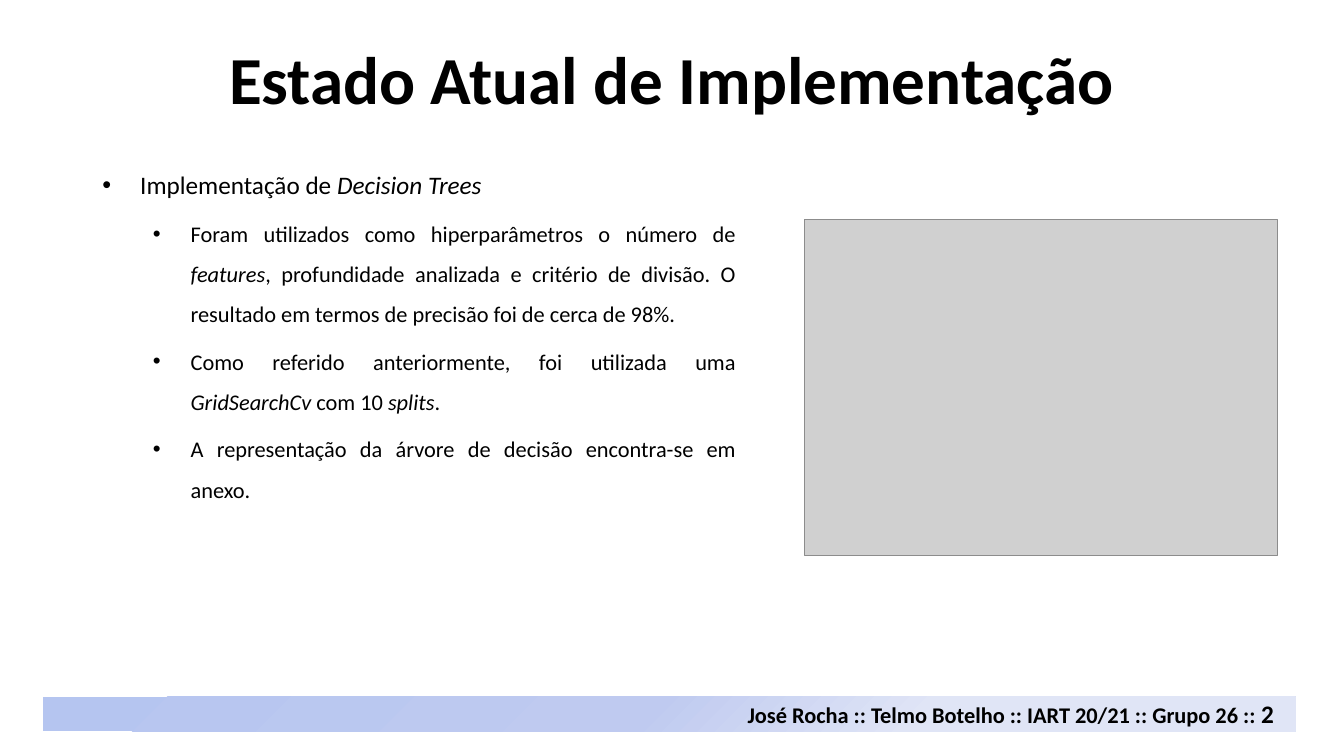
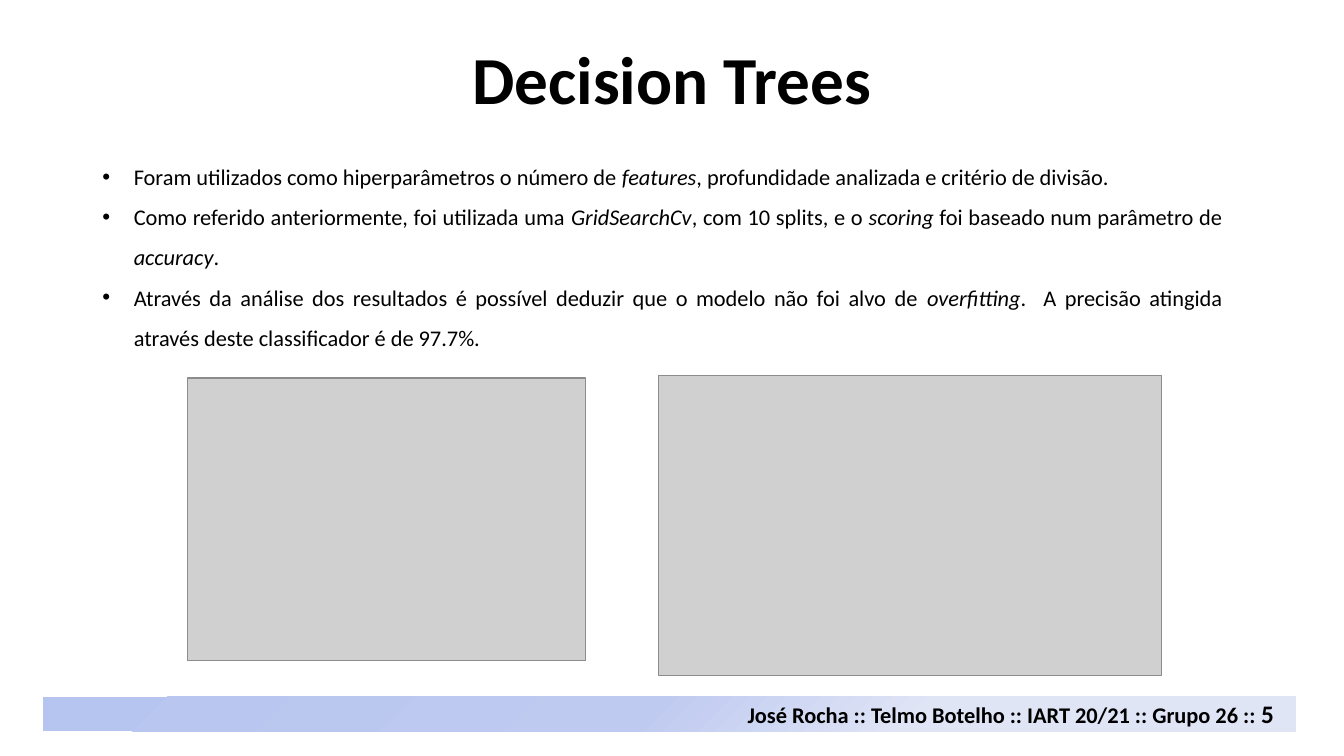
Before and after one commit to davidrocha9/FEUP-IART, a slide deck: slide 5 of Proj2/docs/Credit_Risk_Analysis.pptx. Drawn at 1344x756 pixels with LibreOffice and Linux fonts; fonts in the diff are those of the drawing; grey boxes stand for pictures. Boxes give left, top, right and bottom in pixels: in the first picture for what was removed or moved away, otherwise in the second. Text is boxed around its words. In the diff, an @@ line names an element or a change of style, - is before the commit and + after.

```diff
--- a/Proj2/docs/Credit_Risk_Analysis.pptx
+++ b/Proj2/docs/Credit_Risk_Analysis.pptx
@@ text at <box>472,57,871,105</box>: text changed @@
-Estado Atual de Implementação
+Decision Trees
@@ text at <box>134,169,1222,346</box>: text changed @@
-• Implementação de Decision Trees
-  • Foram utilizados como hiperparâmetros o número de features, profundidade analizada e critério de divisão. O resultado em termos de precisão foi de cerca de 98%.
-  • Como referido anteriormente, foi utilizada uma GridSearchCv com 10 splits.
-  • A representação da árvore de decisão encontra-se em anexo.
+• Foram utilizados como hiperparâmetros o número de features, profundidade analizada e critério de divisão.
+• Como referido anteriormente, foi utilizada uma GridSearchCv, com 10 splits, e o scoring foi baseado num parâmetro de accuracy.
+• Através da análise dos resultados é possível deduzir que o modelo não foi alvo de overfitting. A precisão atingida através deste classificador é de 97.7%.
@@ picture: place and size @@
-picture at <box>805,220,1277,556</box>
+picture at <box>188,378,587,661</box>
@@ picture added at <box>659,375,1162,676</box> @@
@@ text at <box>748,706,1274,727</box>: text changed @@
-José Rocha :: Telmo Botelho :: IART 20/21 :: Grupo 26 :: 2
+José Rocha :: Telmo Botelho :: IART 20/21 :: Grupo 26 :: 5
```
Also in this commit, not shown: 3 other slides changed, 5 slides added, 7 other files.
